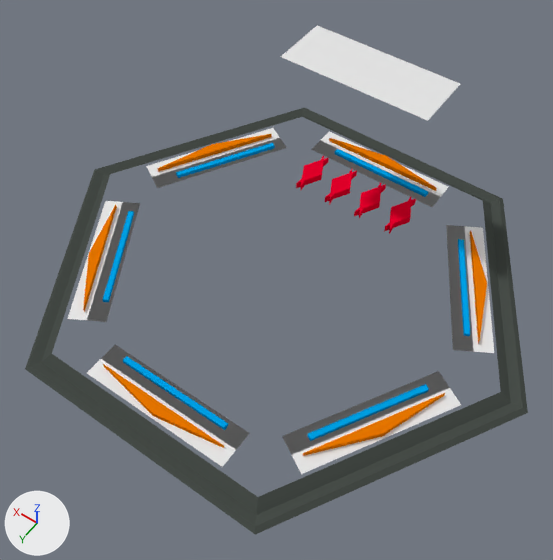
The Blender file TheGrid/TheGrid/TheGridContent/Hexa.blend, before and after one commit.
One viewpoint serves both versions: a 50 mm lens placed at (-10.31, 14.98, 22.98), pointed at (-0.71, 1.53, 1.85). The axes (+X, +Y, +Z) are drawn at lower left. The lights are the same throughout.

The first picture shows 'Body', 'Direction', 'Plane', 'Plane.001', 'Plane.003', 'Repeater', 'Speed.L.000', 'Speed.L.1'.
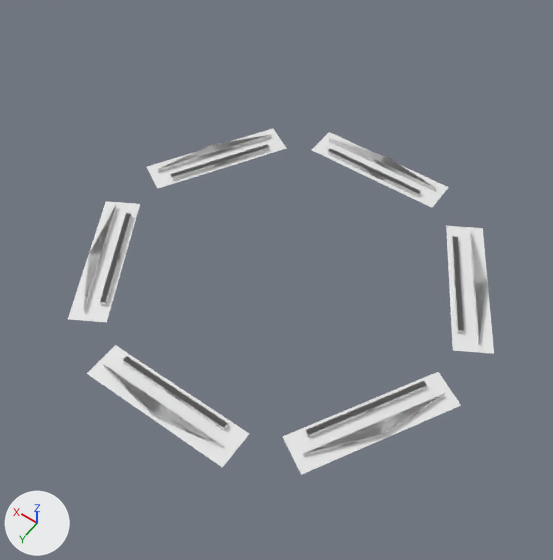
ob_empty is not drawn itself; it is used by a modifier of ob_plane_002, ob_plane_001, ob_plane, ob_direction, ob_repeater.

The edits, one by one:
me_plane_001 is used by ob_plane_001; location (0.0, 0.0, 0.0).
me_plane_001 had 4 vertices, 1 face and spanned x -2.95..2.95, y 6.18..6.89, z 0.29.
me_plane_001 now has 52 vertices, 39 faces and spans x -6.8..6.8, y -6.57..6.89, z 0.25..0.45.
me_plane_001 part 1: the whole mesh is rebuilt.
me_cube has 8 vertices, 6 faces and spans x -2.22..2.21, y 6.51..6.71, z 0.25..0.45.
me_cube is used by ob_repeater; location (0.0, -0.14, 0.0).
me_cube part 2: the whole mesh is moved by (0.0, -0.14, 0.0).
me_circle_014 has 24 vertices, 18 faces and spans x -10.0..10.0, y -8.7..8.6, z -0.1..0.3.
me_circle_014 is used by ob_body; location (0.0, 0.0, 0.0).
Verts and faces of me_circle_014; kept vertices keep their numbers, new ones are numbered from 24.
Before the commit, vertices of me_circle_014: 1 (-8.9, 0.0, 0.2) at pixel (500, 391), 3 (-4.4, -7.8, 0.2) at pixel (482, 200), 7 (4.5, -7.8, 0.2) at pixel (302, 116), 8 (9.0, 0.0, 0.3) at pixel (110, 174), 13 (4.5, 7.7, 0.3) at pixel (51, 353).
Before the commit, vertices of me_circle_014: 14 (-4.4, 7.7, 0.2) at pixel (257, 496).
Part 3, on me_circle_014:
Vertex 1 moves to (-9.0, 0.0, 0.2).
New vertex 24 is at (0.0, 0.0, 0.2).
New faces: (13, 14, 24), (8, 13, 24), (7, 8, 24), (3, 7, 24), (1, 3, 24), (1, 24, 14).
Mesh me_plane_005 is new.
It has 52 vertices, 53 faces and spans x -7.4..7.4, y -7.5..7.6, z 0.2..0.4.
Object 'Plane.003' (ob_plane_003) moves from (-1.95, -5.05, 6.41) to (-1.95, -5.05, 0.25).
Object 'Plane.003' (ob_plane_003) loses its ARRAY modifier named 'Array'.
Modifier setting removed (it was count = 4).
Modifier setting removed (it was constant_offset_displace = (0.0, 0.0, 0.0)).
Object 'Plane.003' (ob_plane_003) is now hidden.
Object 'Plane' (ob_plane) is now hidden.
Object 'Direction' (ob_direction) is now hidden.
Object 'Repeater' (ob_repeater) moves from (0.0, -0.14, 0.0) to (0.0, 0.0, 0.0).
Object 'Repeater' (ob_repeater) is now hidden.
Object 'Speed.L.000' (ob_speed_l_000) is now hidden.
Object 'Empty' (ob_empty) is now hidden.
Object 'Speed.L.1' (ob_speed_l_1) is now hidden.
Object 'Body' (ob_body) is now hidden.
Object 'Plane.005' (ob_plane_005) is new; it shows me_plane_005.
Its location is (0.0, 0.0, 0.0).
It gains a ARRAY modifier named 'Array'.
Modifier setting: count = 6.
Modifier setting: constant_offset_displace = (0.0, 0.0, 0.0).
Modifier setting: use_relative_offset = False.
Modifier setting: use_object_offset = True.
Modifier setting: offset_object = ob_empty.

Location of each change, [x1, y1, x2, y2] in pixels of the pictures (553 x 560 px):
'Body', hidden
    before: [25, 107, 528, 534]
'Plane.001', reshaped
    before: [87, 138, 474, 455]
    after: [87, 138, 473, 455]
'Plane.005', added, shown
    after: [68, 129, 494, 475]
'Plane', hidden
    before: [67, 128, 494, 474]
'Plane.003', hidden
    before: [281, 25, 460, 121]
'Direction', hidden (orange)
    before: [83, 134, 487, 456]
'Repeater', hidden (blue)
    before: [103, 143, 470, 441]
'Speed.L.1', hidden (red)
    before: [296, 156, 411, 232]
'Speed.L.000', hidden (red)
    before: [301, 157, 416, 234]
part 3 of me_circle_014, built on (black)
    before: [256, 201, 511, 515]
